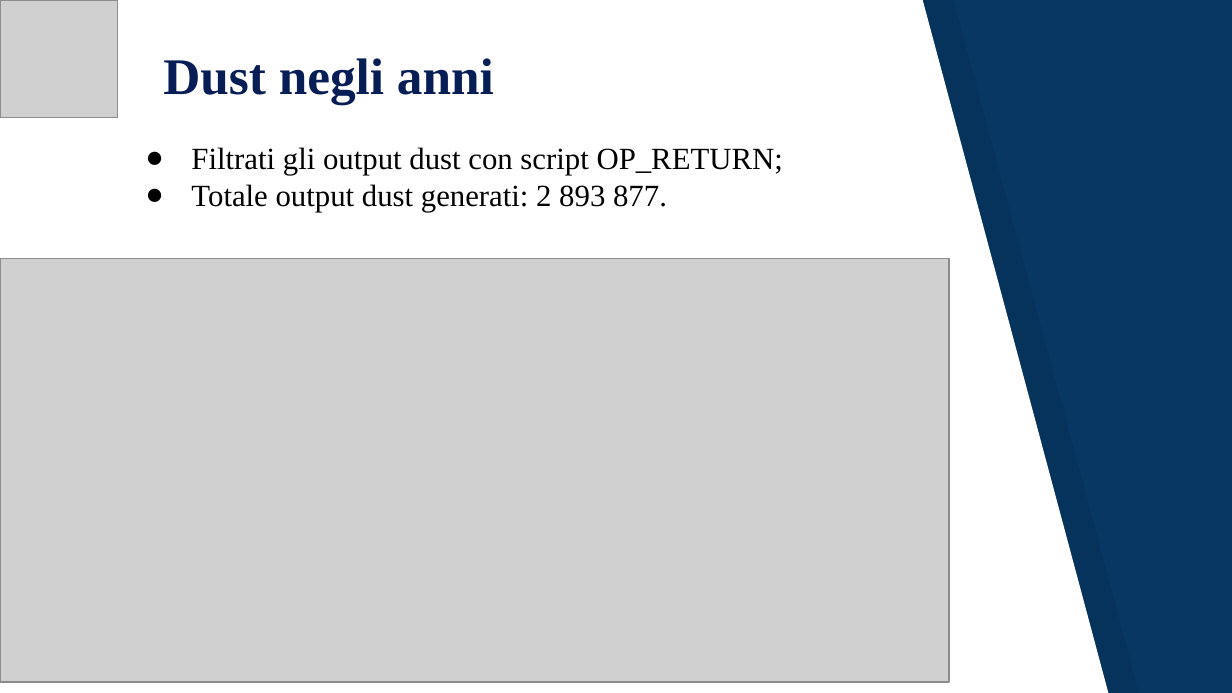
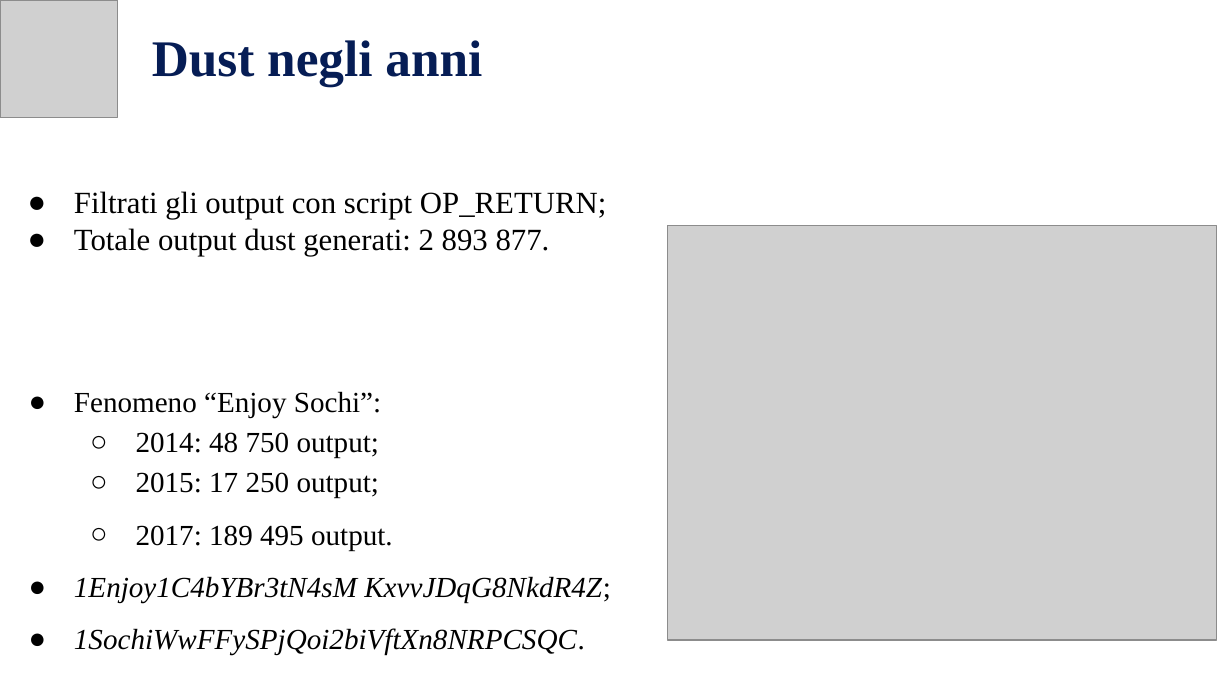
Before and after one commit to JacopoRaffi/Dust_Attack_Analysis, a slide deck: slide 13 of Dust Attack .pptx. Drawn at 1232x693 pixels with LibreOffice and Linux fonts; fonts in the diff are those of the drawing; grey boxes stand for pictures. Boxes give left, top, right and bottom in pixels: in the first picture for what was removed or moved away, otherwise in the second. Text is boxed around its words. In the diff, an @@ line names an element or a change of style, - is before the commit and + after.

```diff
--- a/Dust Attack .pptx
+++ b/Dust Attack .pptx
@@ background #073763 to #FFFFFF @@
@@ freeform shape removed at box(0, 0, 1109, 693) @@
@@ freeform shape removed at box(31, 0, 1140, 693) @@
@@ title "Dust negli anni": place and size @@
-title "Dust negli anni" at box(163, 58, 494, 105)
+title "Dust negli anni" at box(152, 40, 482, 86)
@@ text "Filtrati gli output con script ...": place and size @@
-text "Filtrati gli output con script ..." at box(191, 147, 783, 212)
+text "Filtrati gli output con script ..." at box(74, 191, 606, 256)
@@ text at box(74, 191, 606, 219): text changed @@
-● Filtrati gli output dust con script OP_RETURN;
+● Filtrati gli output con script OP_RETURN;
@@ picture added at box(668, 225, 1217, 639) @@
@@ picture removed at box(0, 259, 949, 683) @@
@@ text added at box(74, 391, 611, 655), 17 pt, text #000000 @@
+● Fenomeno “Enjoy Sochi”:
+  ○ 2014: 48 750 output;
+  ○ 2015: 17 250 output;
+  ○ 2017: 189 495 output.
+● 1Enjoy1C4bYBr3tN4sM KxvvJDqG8NkdR4Z;
+● 1SochiWwFFySPjQoi2biVftXn8NRPCSQC.
```
Also in this commit, not shown: 14 other slides changed, 3 slides added, 4 slides removed, 1 other file.
